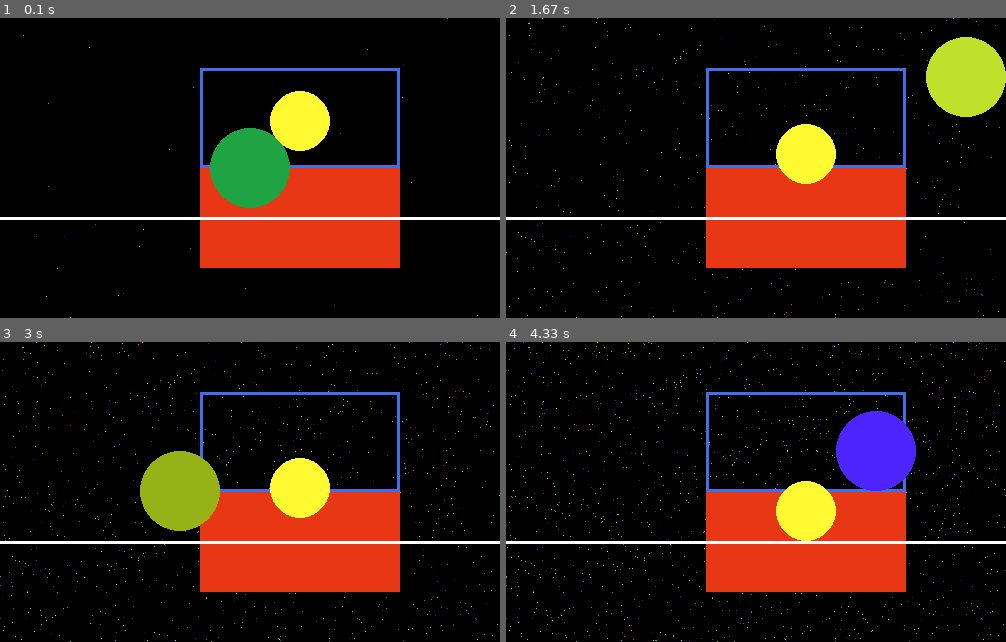
Above: before the commit, frames 1-4 (two rows, left to right).
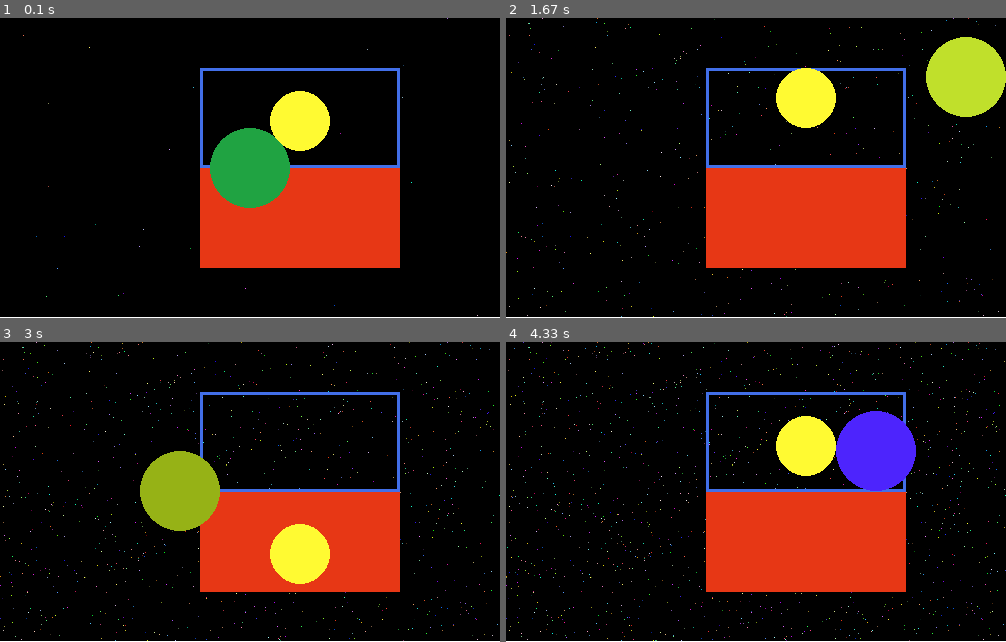
Above: after the commit, the same moments.

Repository: moeg100/randomCode
Game: pygame game, started from pyGameBasic.py
Same seed, same stepped clock (60 frames per second), same inputs: the game is played once before the commit and once after it.
Inputs:
- Up to frame 1 (0.1 s): no input
- Up to frame 2 (1.67 s): hold D 0.33-0.8 s; hold W 0.83-1.13 s; hold D 1.17-1.63 s
- Up to frame 3 (3 s): hold A 1.67-2.2 s; hold S 2.23-2.53 s; hold A 2.57-2.97 s
- Up to frame 4 (4.33 s): hold W 3-3.37 s; hold D 3.4-4.03 s; hold S from 4.07 s (still down)

The runs differ from the first frame. In frame 1, 1.3% of the frame differs, in the area x 0-100%, y 66-100%; in frame 2, 5.0%; in frame 3, 4.9%; in frame 4, 5.1%, in the area x 0-100%, y 24-100%.

Commit message:
Update ground level to 300

Diff:
--- a/pyGameBasic.py
+++ b/pyGameBasic.py
@@ -22,7 +22,7 @@
 BALL_RADIUS = 30
 GRAVITY = 0.5
 BOUNCE = -0.8
-GROUND_Y = 200
+GROUND_Y = 300
 
 # Display
 screen = pygame.display.set_mode(SCREEN_SIZE)
